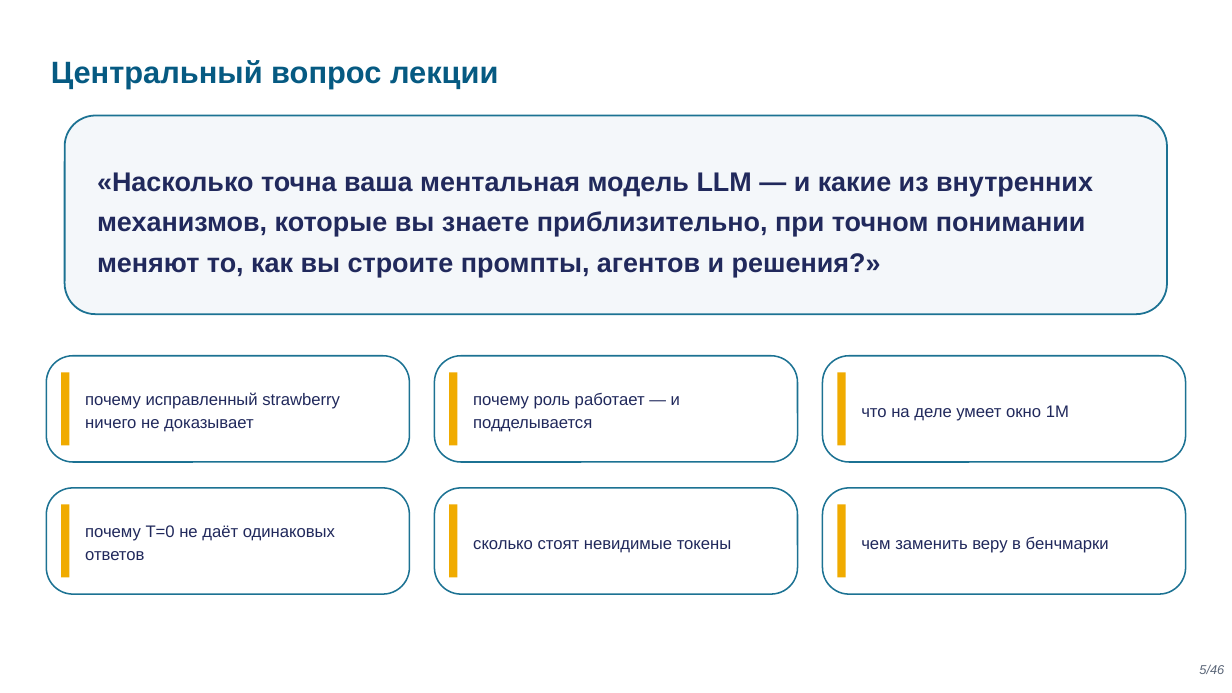
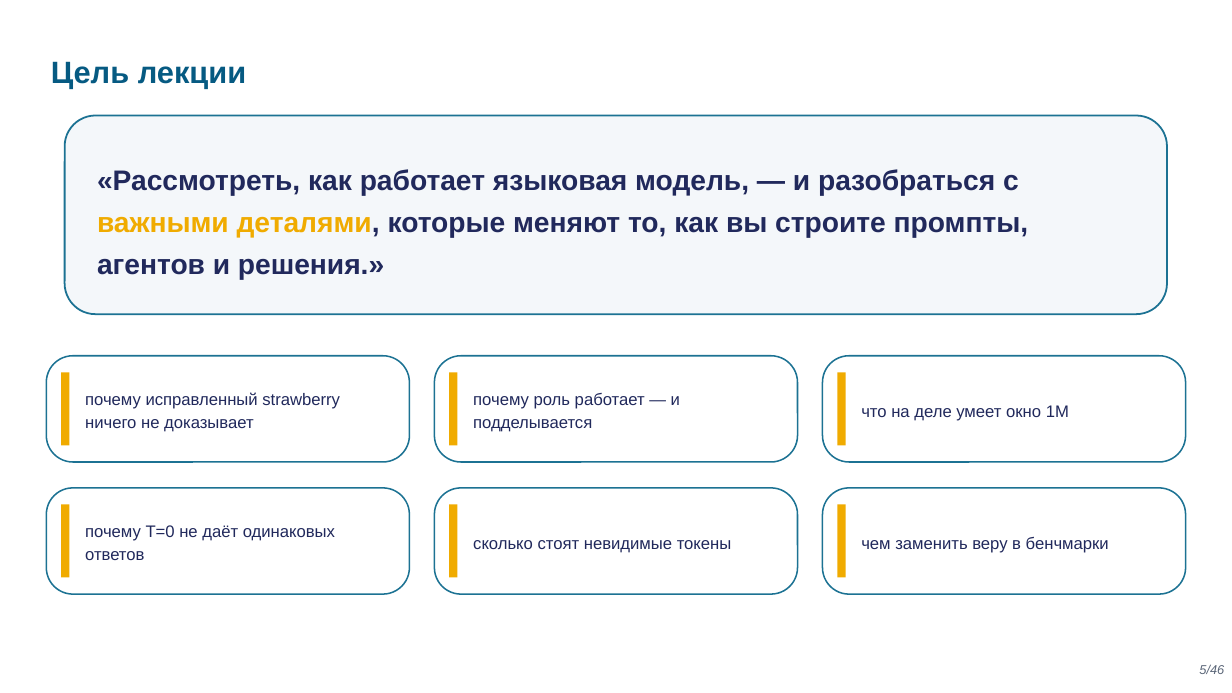
Before and after one commit to tellina-study/AI-usage-lessons, a slide deck: slide 5 of library/lectures/lec-02/rendered/lec-02.pptx. Drawn at 1232x693 pixels with LibreOffice and Linux fonts; fonts in the diff are those of the drawing. Boxes give left, top, right and bottom in pixels: in the first picture for what was removed or moved away, otherwise in the second. Text is boxed around its words. In the diff, an @@ line names an element or a change of style, - is before the commit and + after.

```diff
--- a/library/lectures/lec-02/rendered/lec-02.pptx
+++ b/library/lectures/lec-02/rendered/lec-02.pptx
@@ text at <box>51,61,246,89</box>: text changed @@
-Центральный вопрос лекции
+Цель лекции
@@ text at <box>97,169,1029,280</box>: text changed; size 21 to 22 pt @@
-«Насколько точна ваша ментальная модель LLM — и какие из внутренних механизмов, которые вы знаете приблизительно, при точном понимании меняют то, как вы строите промпты, агентов и решения?»
+«Рассмотреть, как работает языковая модель, — и разобраться с важными деталями, которые меняют то, как вы строите промпты, агентов и решения.»
```
Also in this commit, not shown: 12 other slides changed, 24 other files.
